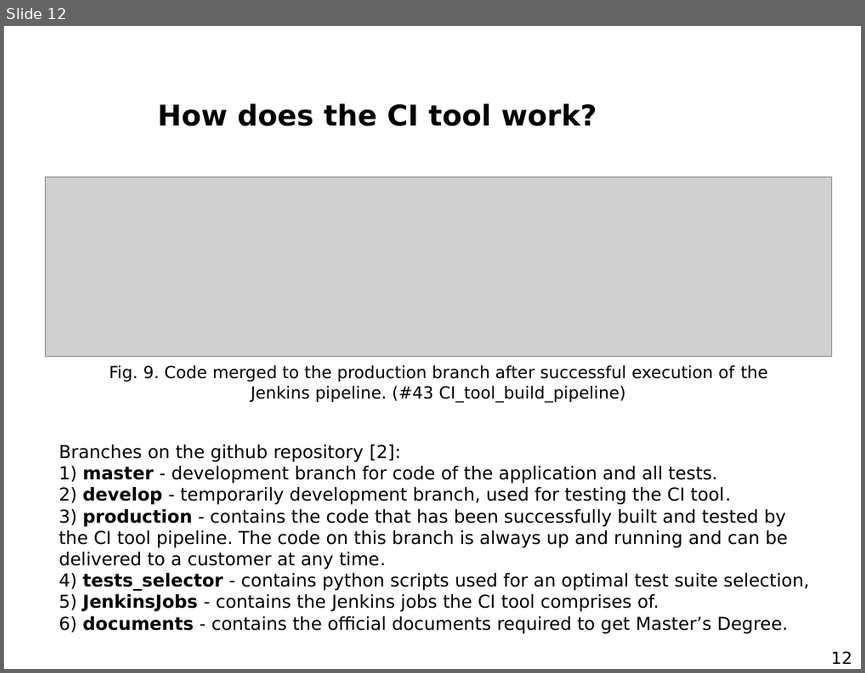
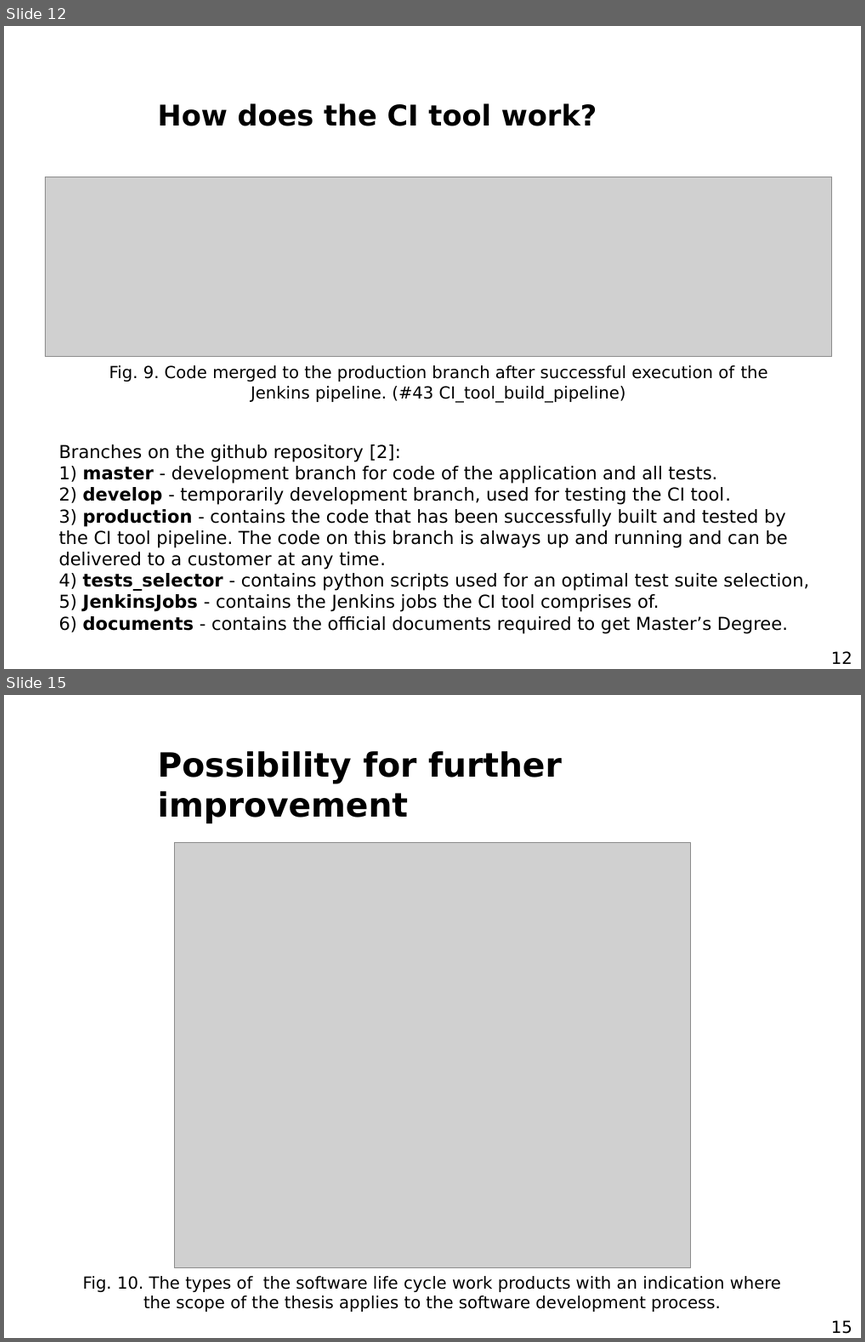
Before and after one commit to AndSze/CI_tool_for_an_optimal_test_suite_selection, a slide deck: Andrzej_Szewczyk_Prezentacja_Seminarium_Dyplomowe.pptx. Shown one above the other, each under a label of ours: slide 12 before the commit, slides 12 and 15 after it; the slides between them are not shown. The pictures are 865x673 and 865x1342 pixels, drawn with LibreOffice and Linux fonts; fonts in the diff are those of the drawing; grey boxes stand for pictures; background and template pictures are left out. Boxes give left, top, right and bottom in pixels: in the first picture for what was removed or moved away, otherwise in the second. Text is boxed around its words. In the diff, an @@ line names an element or a change of style, - is before the commit and + after.

```diff
--- a/Andrzej_Szewczyk_Prezentacja_Seminarium_Dyplomowe.pptx
+++ b/Andrzej_Szewczyk_Prezentacja_Seminarium_Dyplomowe.pptx
@@ slide 15 added at (x1=4, y1=695, x2=861, y2=1338), background picture (left out) @@
@@ title added at (x1=158, y1=751, x2=562, y2=823), 28 pt, text #000000, bold @@
+Possibility for further improvement
@@ picture added at (x1=175, y1=842, x2=690, y2=1268) @@
@@ text added at (x1=83, y1=1276, x2=781, y2=1311), 14 pt, text #000000 @@
+Fig. 10. The types of the software life cycle work products with an indication where the scope of the thesis applies to the software development process.
@@ page number added at (x1=831, y1=1320, x2=852, y2=1333), 14 pt, text #000000 @@
+15
```
Also in this commit, not shown: 4 slides changed, 4 other slides added, 1 slide removed.
